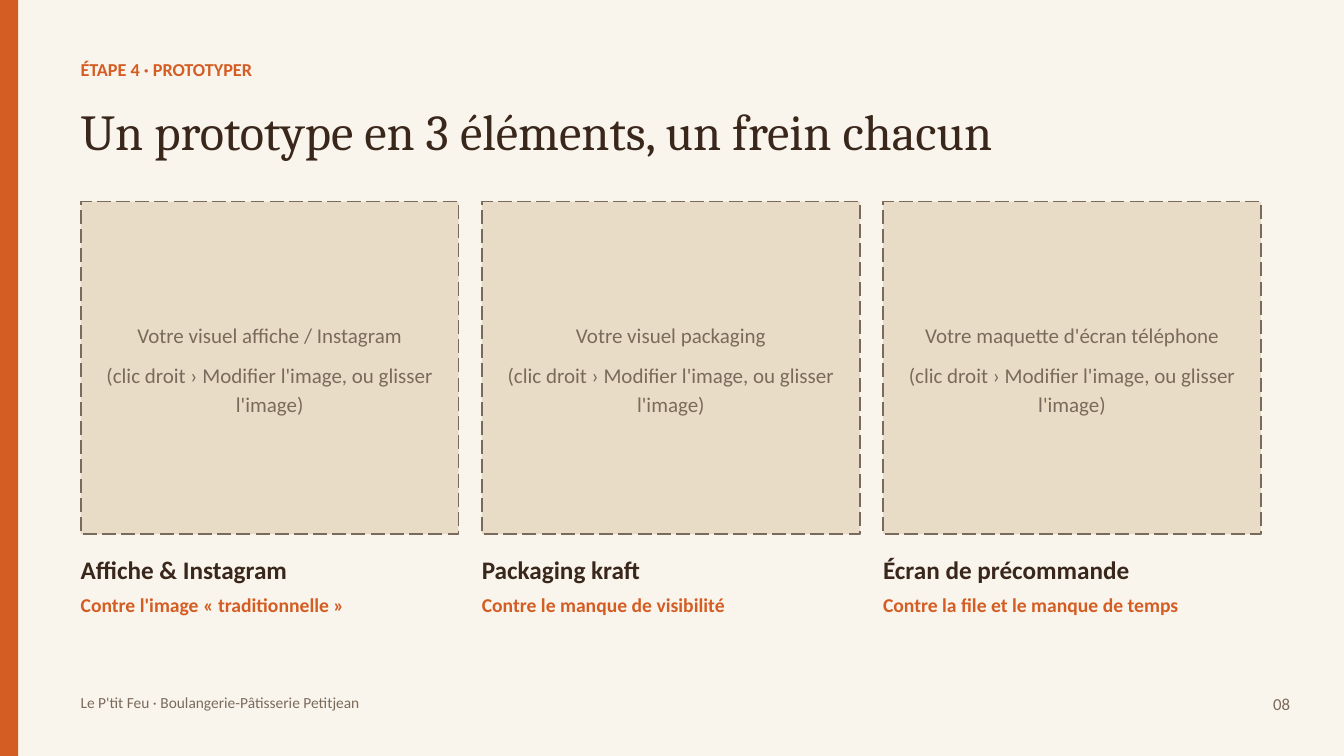
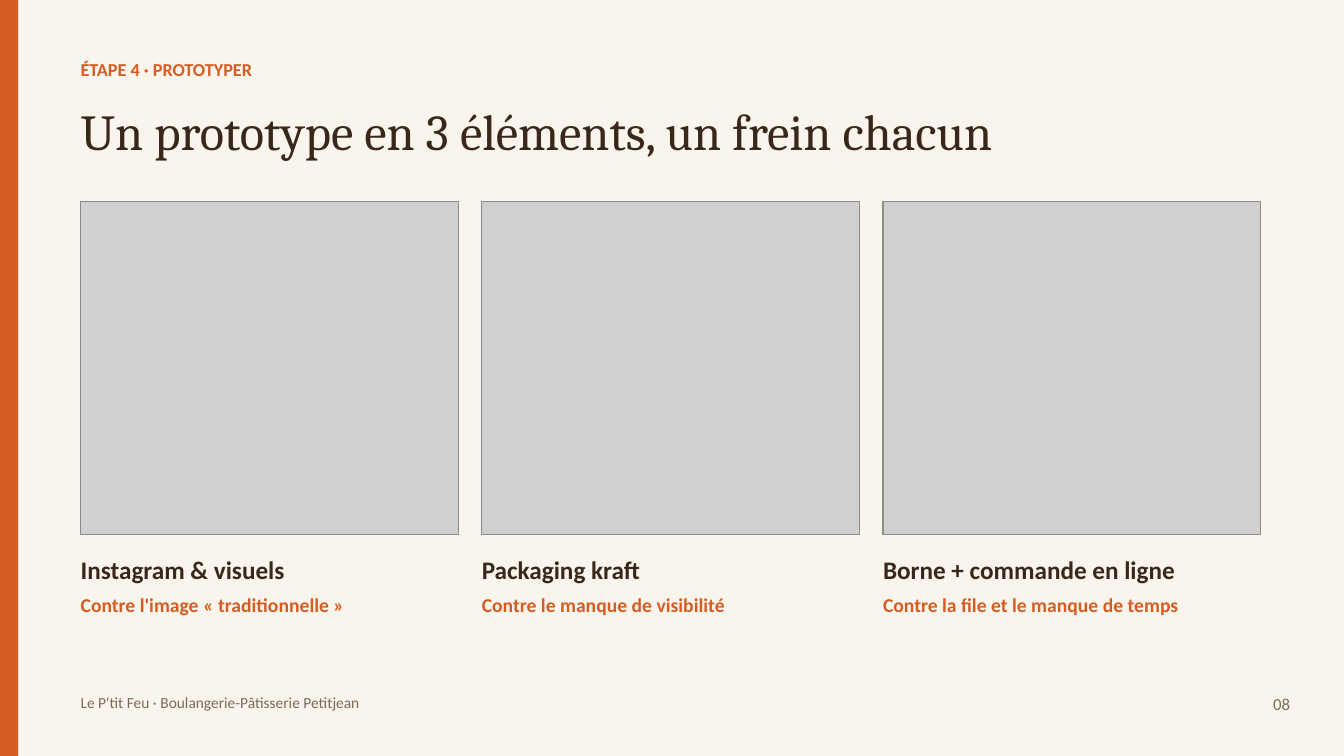
Before and after one commit to matheoguz/Devoir-TC-, a slide deck: slide 8 of design-thinking-petitjean/Le-Ptit-Feu-diapo.pptx. Drawn at 1344x756 pixels with LibreOffice and Linux fonts; fonts in the diff are those of the drawing; grey boxes stand for pictures. Boxes give left, top, right and bottom in pixels: in the first picture for what was removed or moved away, otherwise in the second. Text is boxed around its words. In the diff, an @@ line names an element or a change of style, - is before the commit and + after.

```diff
--- a/design-thinking-petitjean/Le-Ptit-Feu-diapo.pptx
+++ b/design-thinking-petitjean/Le-Ptit-Feu-diapo.pptx
@@ rectangle removed at bbox=[81, 202, 459, 534] @@
@@ picture added at bbox=[81, 202, 459, 534] @@
@@ rectangle removed at bbox=[482, 202, 860, 534] @@
@@ picture added at bbox=[482, 202, 860, 534] @@
@@ rectangle removed at bbox=[883, 202, 1261, 534] @@
@@ picture added at bbox=[883, 202, 1261, 534] @@
@@ text removed at bbox=[106, 328, 433, 416] @@
-Votre visuel affiche / Instagram
-(clic droit › Modifier l'image, ou glisser l'image)
@@ text removed at bbox=[508, 328, 834, 416] @@
-Votre visuel packaging
-(clic droit › Modifier l'image, ou glisser l'image)
@@ text removed at bbox=[909, 328, 1235, 416] @@
-Votre maquette d'écran téléphone
-(clic droit › Modifier l'image, ou glisser l'image)
@@ text at bbox=[81, 561, 284, 584]: text changed @@
-Affiche & Instagram
+Instagram & visuels
@@ text at bbox=[883, 561, 1174, 584]: text changed @@
-Écran de précommande
+Borne + commande en ligne
```
Also in this commit, not shown: 3 other slides changed, 12 other files.
